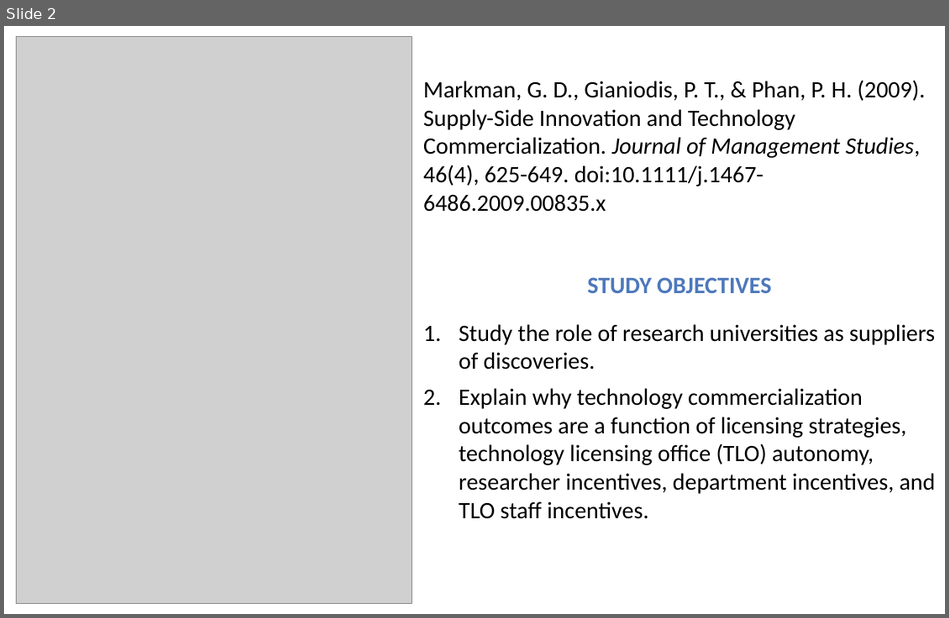
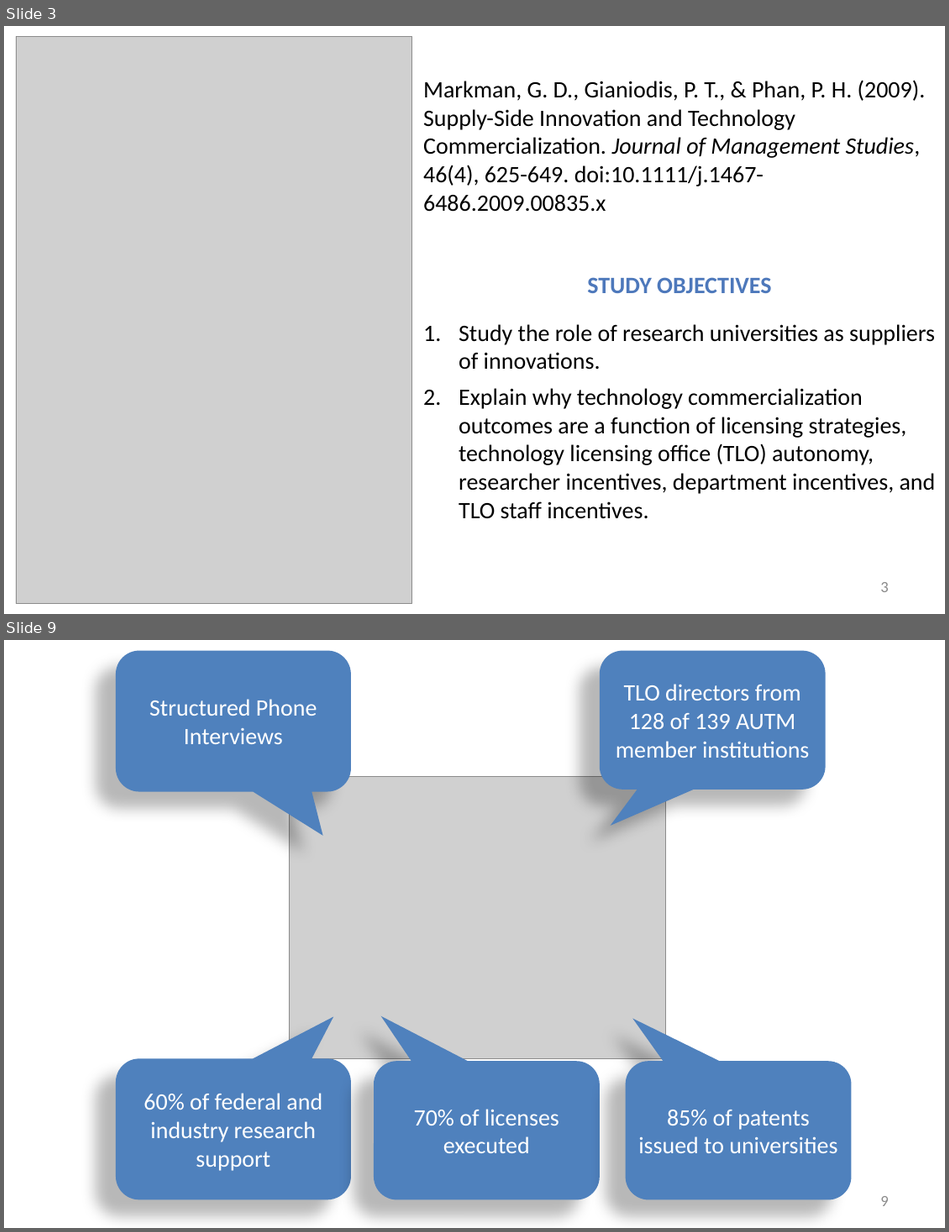
Before and after one commit to SLU-Courses-Townes/SOC6100, a slide deck: Presentations/Presentation01/AsiriHouseTownes_SOC6100_JournalArticleCritique.pptx. Shown one above the other, each under a label of ours: slide 2 before the commit, slides 3 and 9 after it; the slides between them are not shown. The pictures are 949x618 and 949x1232 pixels, drawn with LibreOffice and Linux fonts; fonts in the diff are those of the drawing; grey boxes stand for pictures. Boxes give left, top, right and bottom in pixels: in the first picture for what was removed or moved away, otherwise in the second. Text is boxed around its words. In the diff, an @@ line names an element or a change of style, - is before the commit and + after.

```diff
--- a/Presentations/Presentation01/AsiriHouseTownes_SOC6100_JournalArticleCritique.pptx
+++ b/Presentations/Presentation01/AsiriHouseTownes_SOC6100_JournalArticleCritique.pptx
@@ slide 9 added at <box>4,640,945,1228</box>, background #FFFFFF @@
@@ rounded speech box added at <box>116,650,351,791</box>, fill #4F81BD, 18 pt, text #FFFFFF @@
+Structured Phone Interviews
@@ rounded speech box added at <box>600,650,826,790</box>, fill #4F81BD, 18 pt, text #FFFFFF @@
+TLO directors from 128 of 139 AUTM member institutions
@@ picture added at <box>289,776,665,1058</box> @@
@@ rounded speech box added at <box>116,1058,351,1199</box>, fill #4F81BD, 18 pt, text #FFFFFF @@
+60% of federal and industry research support
@@ rounded speech box added at <box>374,1061,600,1199</box>, fill #4F81BD, 18 pt, text #FFFFFF @@
+70% of licenses executed
@@ rounded speech box added at <box>625,1061,851,1199</box>, fill #4F81BD, 18 pt, text #FFFFFF @@
+85% of patents issued to universities
@@ page number added at <box>880,1196,888,1206</box>, 12 pt, text #8C8C8C @@
+9
@@ what was slide 2 is now slide 3 @@
@@ slide 3 changed as well @@
@@ text at <box>458,324,935,370</box>: text changed @@
-1. Study the role of research universities as suppliers of discoveries.
+1. Study the role of research universities as suppliers of innovations.
@@ page number added at <box>880,582,888,592</box>, 12 pt, text #8C8C8C @@
+3
```
Also in this commit, not shown: 3 other slides changed, 7 other slides added.
